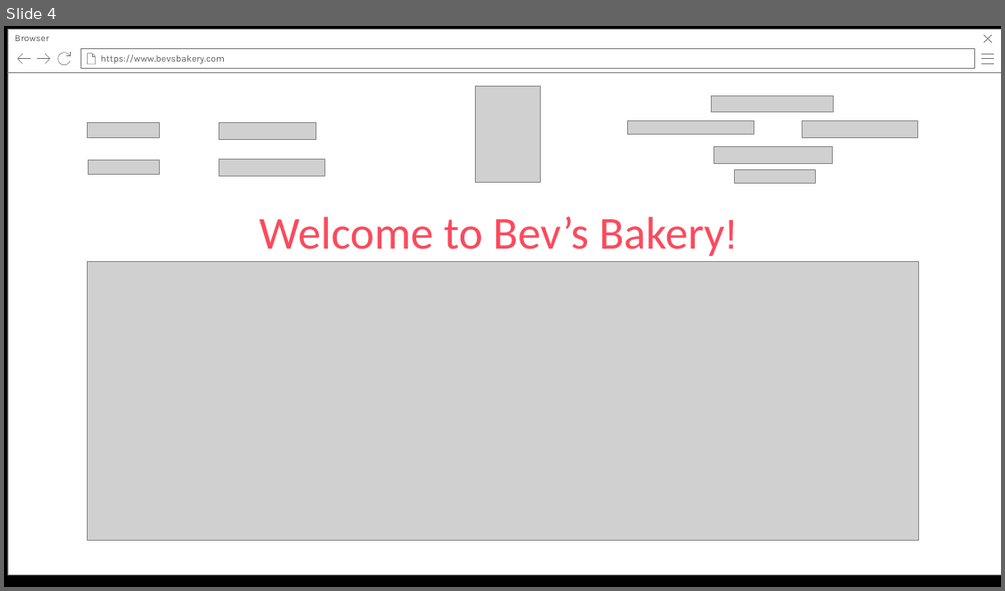
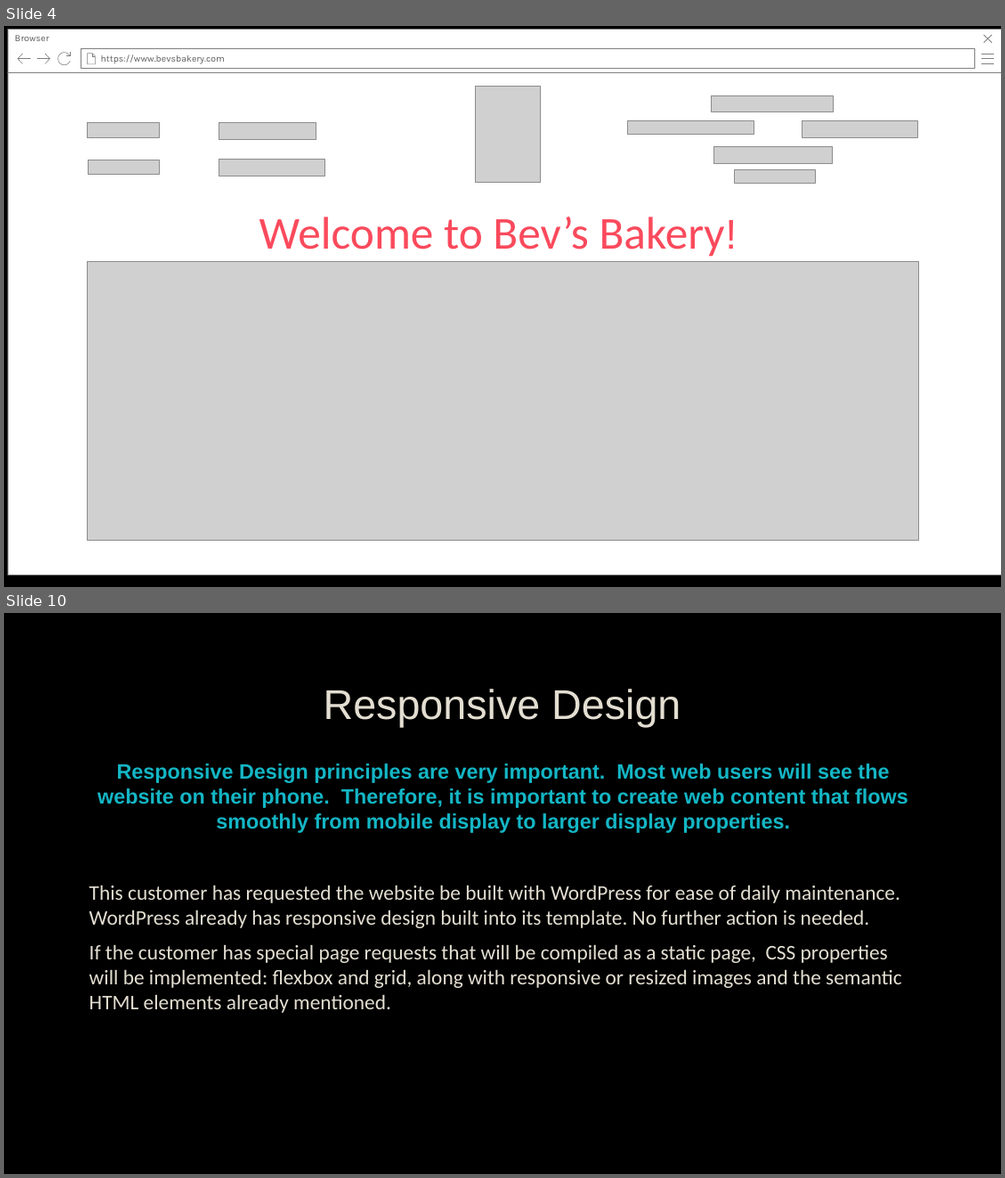
Before and after one commit to usmcamgrimm/WDD229-Advanced-Web-Design, a slide deck: Week 8/BevsBakery.pptx. Shown one above the other, each under a label of ours: slide 4 before the commit, slides 4 and 10 after it; the slides between them are not shown. The pictures are 1005x591 and 1005x1178 pixels, drawn with LibreOffice and Linux fonts; fonts in the diff are those of the drawing; grey boxes stand for pictures; background and template pictures are left out. Boxes give left, top, right and bottom in pixels: in the first picture for what was removed or moved away, otherwise in the second. Text is boxed around its words. In the diff, an @@ line names an element or a change of style, - is before the commit and + after.

```diff
--- a/Week 8/BevsBakery.pptx
+++ b/Week 8/BevsBakery.pptx
@@ slide 10 added at <box>4,613,1001,1174</box>, background picture (left out) @@
@@ title added at <box>324,689,680,727</box>, 40 pt, text #E3DED1 @@
+Responsive Design
@@ text added at <box>89,763,908,1013</box>, 20 pt, text #E3DED1 @@
+Responsive Design principles are very important. Most web users will see the website on their phone. Therefore, it is important to create web content that flows smoothly from mobile display to larger display properties.
+This customer has requested the website be built with WordPress for ease of daily maintenance. WordPress already has responsive design built into its template. No further action is needed.
+If the customer has special page requests that will be compiled as a static page, CSS properties will be implemented: flexbox and grid, along with responsive or resized images and the semantic HTML elements already mentioned.
```
Also in this commit, not shown: 5 slides changed, 1 other slide added.
